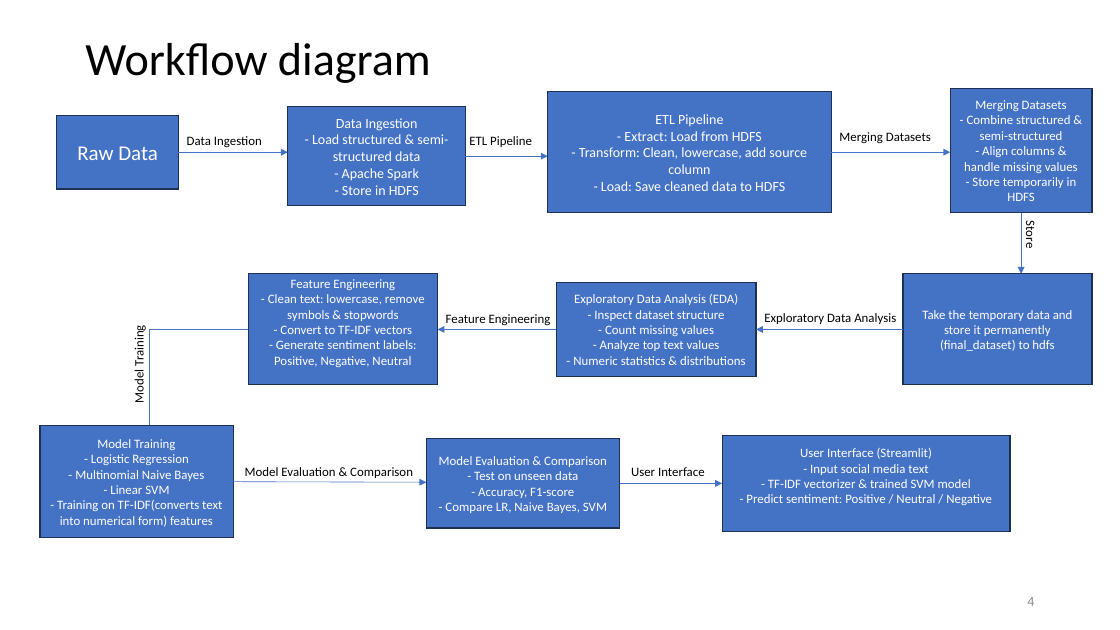
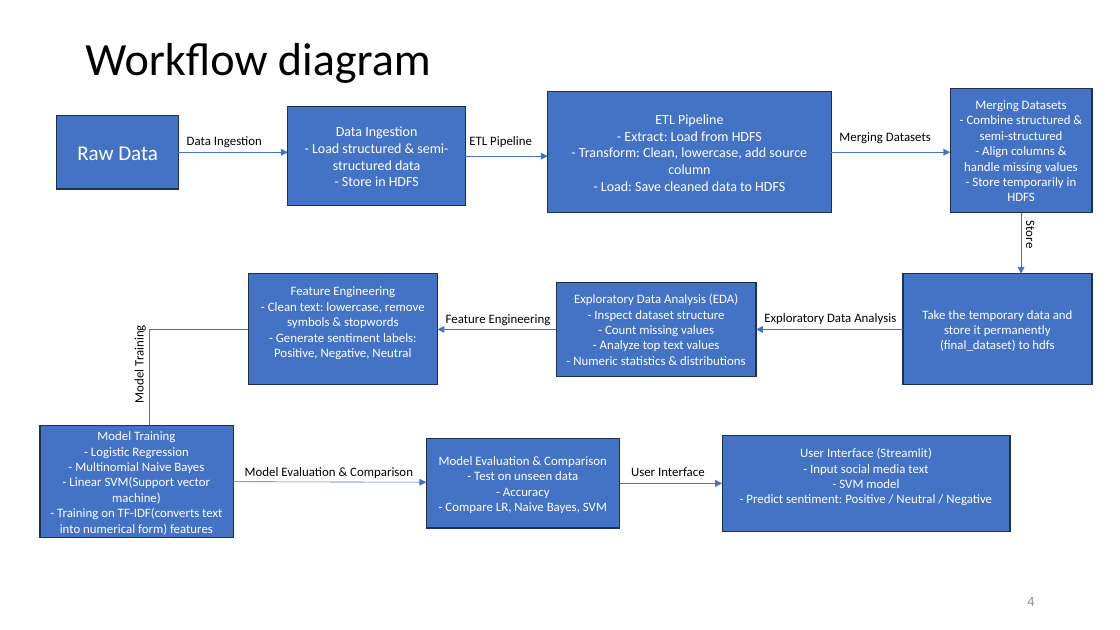
Before and after one commit to sol1927/ml, a slide deck: slide 5 of SOCIAL MEDIA SENTIMENT.pptx. Drawn at 1120x630 pixels with LibreOffice and Linux fonts; fonts in the diff are those of the drawing. Boxes give left, top, right and bottom in pixels: in the first picture for what was removed or moved away, otherwise in the second. Text is boxed around its words. In the diff, an @@ line names an element or a change of style, - is before the commit and + after.

Commit message:
Add corrected ML model evaluation and final streamlit script

```diff
--- a/SOCIAL MEDIA SENTIMENT.pptx
+++ b/SOCIAL MEDIA SENTIMENT.pptx
@@ text in rectangle at (342,168,419,181): paragraph removed @@
-- Apache Spark
@@ text in rectangle at (280,325,412,334): paragraph removed @@
-- Convert to TF-IDF vectors
@@ text in rectangle at (69,477,210,504): text changed @@
-- Linear SVM
+- Linear SVM(Support vector machine)
@@ text in rectangle at (839,479,899,488): text changed @@
-- TF-IDF vectorizer & trained SVM model
+- SVM model
@@ text in rectangle at (503,487,550,498): text changed @@
-- Accuracy, F1-score
+- Accuracy
```
Also in this commit, not shown: 4 other slides changed, 9 other files.
